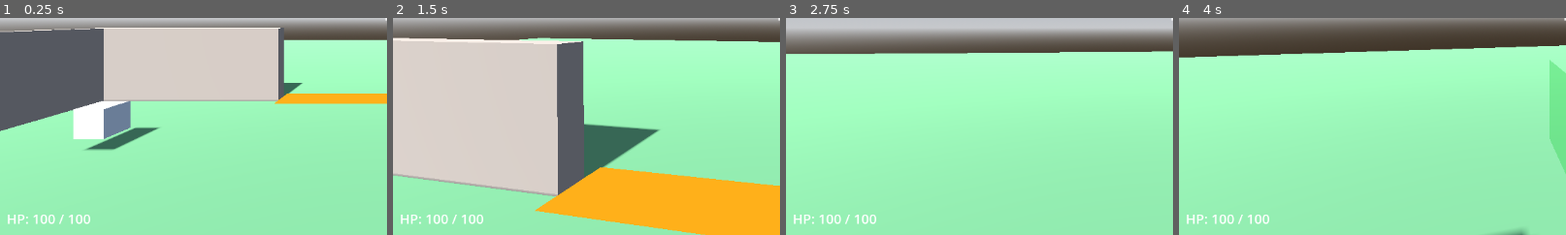
Above: before the commit, frames 1-4 (left to right).
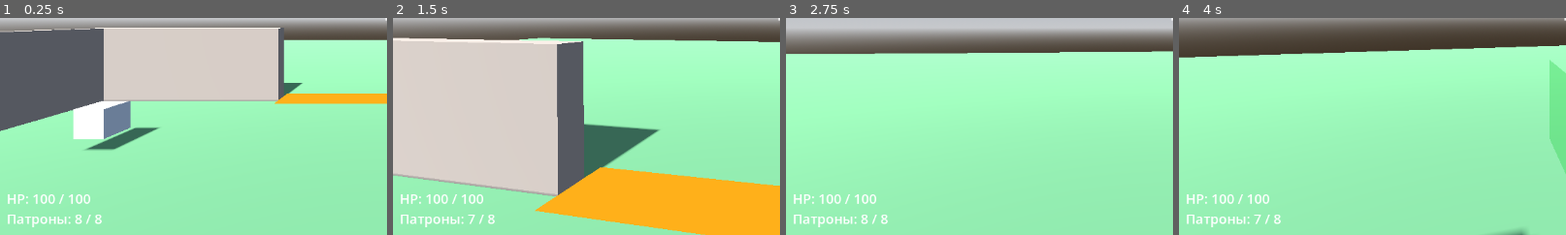
Above: after the commit, the same moments.

Repository: kem4ikkk/ubeziche
Game: Godot game, scene res://scenes/main.tscn
Same seed, same stepped clock (60 frames per second), same inputs: the game is played once before the commit and once after it.
Inputs (mouse positions are % of the whole screen's width and height, from its top left):
- Up to frame 1 (0.25 s): no input
- Up to frame 2 (1.5 s): tap Enter at 0.5 s; move the mouse to (55, 50) at 0.52 s; hold W from 0.53 s (still down); tap F at 0.6 s; click (55, 50) at 0.67 s; tap Space at 0.77 s; tap R at 0.8, 1.35 s; move the mouse to (45, 50) at 1.27 s; click (45, 50) at 1.42 s
- Up to frame 3 (2.75 s): keep holding W; tap Space at 1.52 s; tap F at 1.55, 2.1 s; move the mouse to (52, 48) at 2.02 s; click (52, 48) at 2.17 s; tap R at 2.3 s
- Up to frame 4 (4 s): keep holding W; move the mouse to (49, 52) at 2.77 s; tap R at 2.85, 3.8 s; click (49, 52) at 2.92 s; tap Space at 3.02, 3.77 s; tap F at 3.05 s; move the mouse to (57, 51) at 3.52 s; tap B at 3.6 s; click (57, 51) at 3.67 s
The pictures show only the part of the screen within x 0-50%, y 50-100%; the shares and areas given below are measured in that part.

The runs differ from the first frame. In frame 1, 0.9% of the frame differs, in the area x 2-27%, y 81-97%; in frame 2, 0.9%; in frame 3, 0.9%; in frame 4, 0.9%.

Commit message:
Патроны и перезарядка оружия (Этап 4.6.1)
- player.gd: обойма magazine_size=8, выстрел тратит патрон, при пустой
  обойме стрельба блокируется с подсказкой; клавиша R теперь перезаряжает
  (reload_time=1.5с, асинхронно через таймер), сигнал ammo_changed для HUD.
- Ремонт построек перенесён с R на F (R занята перезарядкой).
- HUD: добавлен AmmoLabel ("Патроны: X / Y"), обновляется по ammo_changed.
- debug_capture.gd: новый шаг — расстрел обоймы, проверка блокировки при
  0 патронов, перезарядка и проверка восстановления до 8/8; добавлен вывод
  патронов в дамп состояния.
- docs/PROGRESS.md: 3.1.2 и 4.6.1 отмечены готовыми, журнал обновлён.

Diff:
--- a/scenes/hud.tscn
+++ b/scenes/hud.tscn
@@ -35,9 +35,20 @@
 anchor_right = 0.2
 anchor_bottom = 1.0
 offset_left = 10.0
+offset_top = -70.0
+offset_bottom = -40.0
+text = "HP: 100 / 100"
+theme_override_font_sizes/font_size = 20
+
+[node name="AmmoLabel" type="Label" parent="."]
+anchor_left = 0.0
+anchor_top = 1.0
+anchor_right = 0.2
+anchor_bottom = 1.0
+offset_left = 10.0
 offset_top = -40.0
 offset_bottom = -10.0
-text = "HP: 100 / 100"
+text = "Патроны: 8 / 8"
 theme_override_font_sizes/font_size = 20
 
 [node name="PhaseLabel" type="Label" parent="."]
--- a/scripts/debug_capture.gd
+++ b/scripts/debug_capture.gd
@@ -58,6 +58,20 @@
 		(player as Node3D).global_position = Vector3(5, 1, 5)
 		await get_tree().create_timer(0.5).timeout
 		_dump_state("ПОСЛЕ телепорта (собираю ресурсы)")
+
+	# 4.5) Патроны и перезарядка (Этап 4.6.1): расстреливаем обойму и
+	# проверяем перезарядку — делаем это здесь, в стороне от зомби.
+	if is_instance_valid(player) and player.has_method("reload"):
+		print("CLAUDE: расстреливаю обойму до конца")
+		while player.current_ammo > 0:
+			player.shoot()
+			await get_tree().create_timer(0.1).timeout
+		print("CLAUDE: выстрел при пустой обойме")
+		player.shoot()
+		print("CLAUDE: перезаряжаюсь")
+		player.reload()
+		await get_tree().create_timer(player.reload_time + 0.2).timeout
+		print("  player_ammo после перезарядки: ", player.current_ammo, " / ", player.magazine_size)
 
 	# 5) Попробуем скрафтить если достаточно ресурсов.
 	if InventorySystem.get_resource("wood") >= 2:
@@ -128,6 +142,8 @@
 			print("  player_pos: ", (player as Node3D).global_position)
 		if player.has_method("get_health"):
 			print("  player_hp: ", player.get_health())
+		if "current_ammo" in player:
+			print("  player_ammo: ", player.current_ammo, " / ", player.magazine_size)
 	else:
 		print("  player: (нет)")
 	print("  enemies: ", get_tree().get_nodes_in_group("enemy").size())
--- a/scripts/hud.gd
+++ b/scripts/hud.gd
@@ -4,6 +4,7 @@
 
 @onready var inventory_label: Label = $InventoryLabel
 @onready var health_label: Label = $HealthLabel
+@onready var ammo_label: Label = $AmmoLabel
 @onready var phase_label: Label = $PhaseLabel
 @onready var result_screen: ColorRect = $ResultScreen
 @onready var result_label: Label = $ResultScreen/ResultLabel
@@ -22,6 +23,9 @@
 		var health: HealthComponent = player.get_node("HealthComponent")
 		health.health_changed.connect(_on_health_changed)
 		_on_health_changed(health.current_health, health.max_health)
+	if is_instance_valid(player) and player.has_signal("ammo_changed"):
+		player.ammo_changed.connect(_on_ammo_changed)
+		_on_ammo_changed(player.current_ammo, player.magazine_size)
 
 
 func _process(_delta: float) -> void:
@@ -55,3 +59,7 @@
 
 func _on_health_changed(current: float, maximum: float) -> void:
 	health_label.text = "HP: %d / %d" % [current, maximum]
+
+
+func _on_ammo_changed(current: int, magazine: int) -> void:
+	ammo_label.text = "Патроны: %d / %d" % [current, magazine]
--- a/scripts/player.gd
+++ b/scripts/player.gd
@@ -6,8 +6,11 @@
 ##   Мышь  — обзор
 ##   Space — прыжок
 ##   ЛКМ   — выстрел (если курсор захвачен) / захватить курсор
-##   R     — отремонтировать ближайшую постройку (1 дерево → +15 HP)
+##   R     — перезарядка оружия
+##   F     — отремонтировать ближайшую постройку (1 дерево → +15 HP)
 ##   Esc   — отпустить курсор
+
+signal ammo_changed(current: int, magazine: int)
 
 # Параметры можно менять прямо в редакторе (значок справа от ноды).
 @export var speed: float = 5.0            # скорость бега, м/с
@@ -17,6 +20,12 @@
 # Стрельба
 @export var damage: float = 10.0          # урон за выстрел
 @export var shoot_range: float = 100.0    # дальность выстрела, м
+
+# Патроны и перезарядка (Этап 4.6.1)
+@export var magazine_size: int = 8        # патронов в обойме
+@export var reload_time: float = 1.5      # время перезарядки, с
+var current_ammo: int = magazine_size
+var _reloading: bool = false
 
 # Ремонт построек
 @export var repair_range: float = 4.0     # дистанция ремонта, м (с запасом на привязку к сетке)
@@ -44,6 +53,7 @@
 	# Записываемся в группу "player" — так враги нас находят.
 	add_to_group("player")
 	health.died.connect(_on_died)
+	ammo_changed.emit(current_ammo, magazine_size)
 
 
 func _unhandled_input(event: InputEvent) -> void:
@@ -79,8 +89,12 @@
 		else:
 			print("Не хватает ресурсов для крафта стены")
 
-	# R — отремонтировать постройку, на которую смотрим.
+	# R — перезарядить оружие.
 	if event is InputEventKey and event.pressed and event.keycode == KEY_R:
+		reload()
+
+	# F — отремонтировать постройку, на которую смотрим.
+	if event is InputEventKey and event.pressed and event.keycode == KEY_F:
 		repair_target()
 
 	# Esc — отпустить курсор.
@@ -126,6 +140,16 @@
 
 
 func shoot() -> void:
+	if _reloading:
+		print("CLAUDE: идёт перезарядка")
+		return
+	if current_ammo <= 0:
+		print("CLAUDE: патроны закончились — нажмите R для перезарядки")
+		return
+
+	current_ammo -= 1
+	ammo_changed.emit(current_ammo, magazine_size)
+
 	# Пускаем луч из камеры вперёд — туда, где прицел в центре экрана.
 	var space_state := get_world_3d().direct_space_state
 	var from := camera.global_position
@@ -142,6 +166,19 @@
 		print("Попадание: ", collider.name)
 	else:
 		print("Мимо")
+
+
+## Перезарядка оружия (Этап 4.6.1): занимает reload_time секунд.
+func reload() -> void:
+	if _reloading or current_ammo == magazine_size:
+		return
+	_reloading = true
+	print("CLAUDE: перезарядка...")
+	await get_tree().create_timer(reload_time).timeout
+	current_ammo = magazine_size
+	_reloading = false
+	ammo_changed.emit(current_ammo, magazine_size)
+	print("CLAUDE: перезарядка завершена")
 
 
 ## Ремонт ближайшей постройки (стены) рядом с игроком (Этап 4.3).
Not shown, changed: docs/PROGRESS.md
